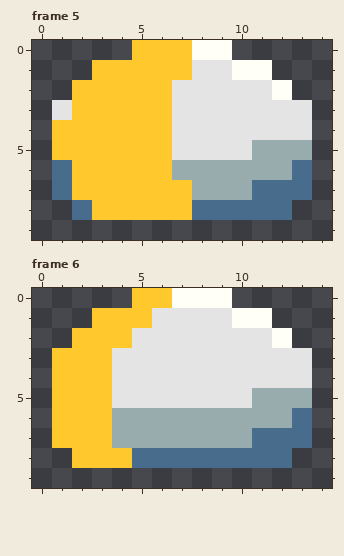
Two states of a pixel-art file, resources/disc.aseprite. That is the earlier state.
15x10 pixels, 6 frames. Shown: frame 5, frame 6. The commit also changed other frames, which this record leaves out.
Now the later version:
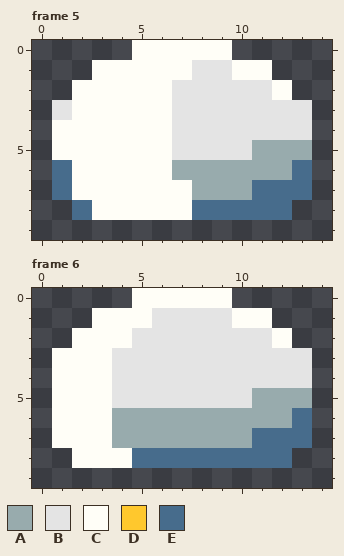
Palette (. is transparent): A #98abad  B #e4e4e4  C #fffef7  D #ffc82d  E #476c8c
Message: Use white
The exact change:
--- frame 5, layer "Layer 1"
@@ x 0..9 @@
- 0 .....DDDCC
- 1 ...DDDDDBB
- 2 ..DDDDDBBB
- 3 .BDDDDDBBB
- 4 .DDDDDDBBB
- 5 .DDDDDDBBB
- 6 .EDDDDDAAA
- 7 .EDDDDDDAA
- 8 ..EDDDDDEE
+ 0 .....CCCCC
+ 1 ...CCCCCBB
+ 2 ..CCCCCBBB
+ 3 .BCCCCCBBB
+ 4 .CCCCCCBBB
+ 5 .CCCCCCBBB
+ 6 .ECCCCCAAA
+ 7 .ECCCCCCAA
+ 8 ..ECCCCCEE
  9 ..........
--- frame 6, layer "Layer 1"
@@ x 0..8 @@
- 0 .....DDCC
- 1 ...DDDBBB
- 2 ..DDDBBBB
- 3 .DDDBBBBB
- 4 .DDDBBBBB
- 5 .DDDBBBBB
- 6 .DDDAAAAA
- 7 .DDDAAAAA
- 8 ..DDDEEEE
+ 0 .....CCCC
+ 1 ...CCCBBB
+ 2 ..CCCBBBB
+ 3 .CCCBBBBB
+ 4 .CCCBBBBB
+ 5 .CCCBBBBB
+ 6 .CCCAAAAA
+ 7 .CCCAAAAA
+ 8 ..CCCEEEE
  9 .........
Pixel boxes of the changes (left, top, right, bottom) in both pictures:
changed: (52, 40, 192, 220)
changed: (52, 288, 172, 468)
